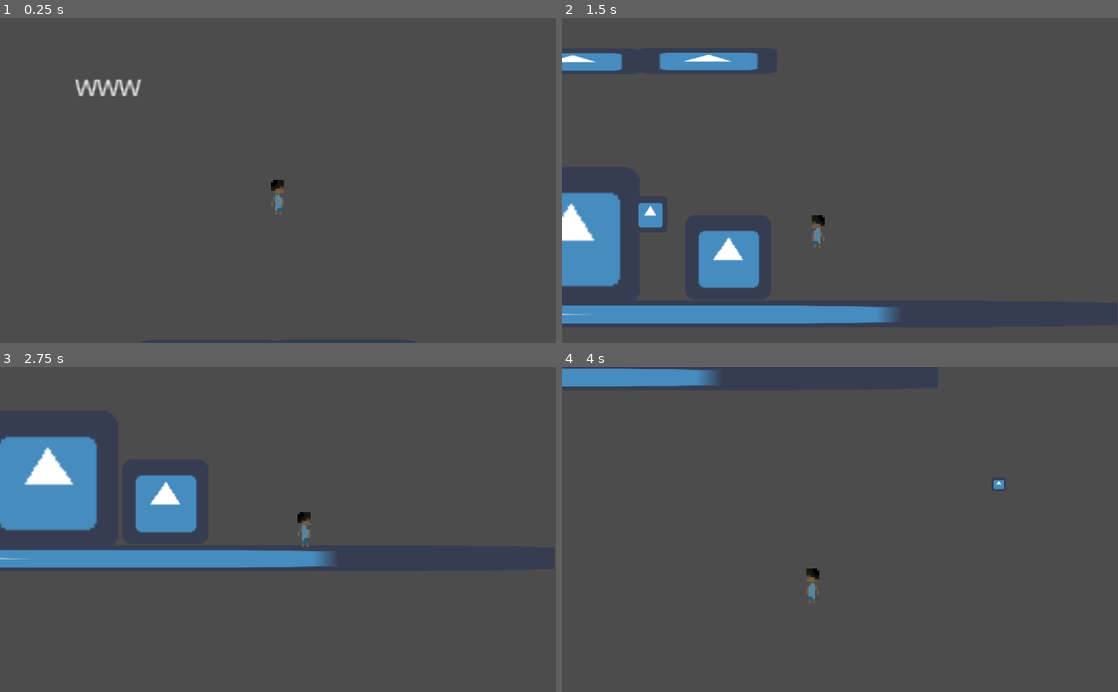
Above: before the commit, frames 1-4 (two rows, left to right).
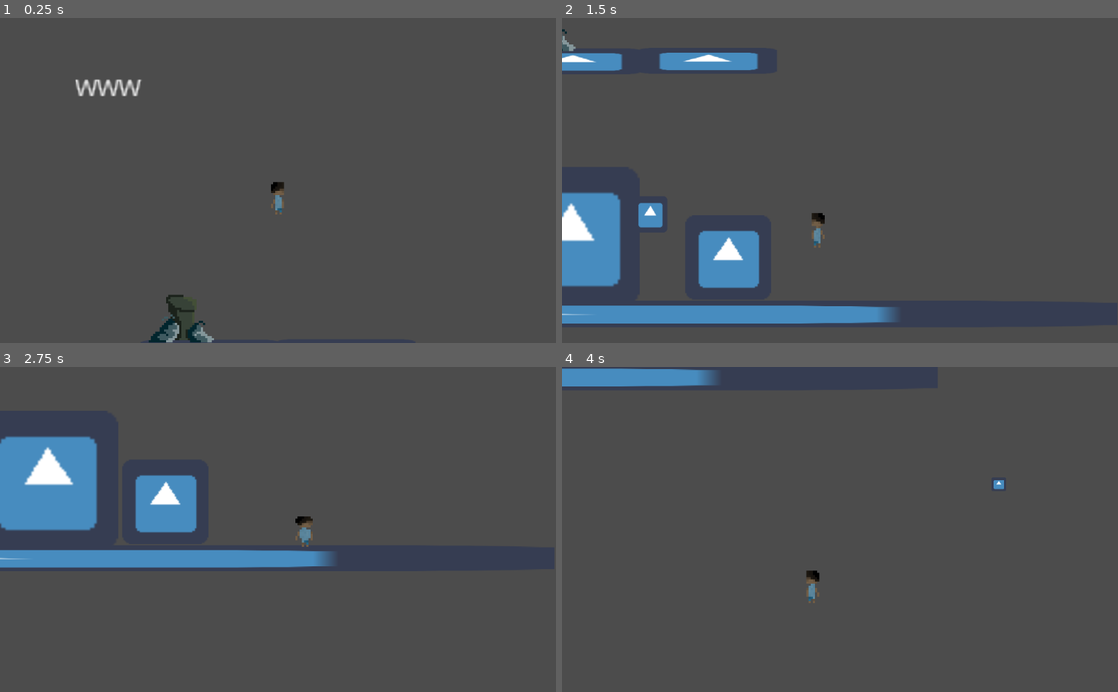
Above: after the commit, the same moments.

Repository: florian-rieder/ItsYourTurnToHide
Game: Godot game, scene res://ZacTestScene.tscn
Same seed, same stepped clock (60 frames per second), same inputs: the game is played once before the commit and once after it. This scene is started directly instead of the project's main scene. The engine's default icon, where the game draws it, is replaced by a stand-in: a white triangle on a blue panel in a dark square.
Inputs (mouse positions are in pixels of both pictures, inside the frame that each line leads up to):
- Up to frame 1 (0.25 s): no input
- Up to frame 2 (1.5 s): move the mouse to (962, 164) at 0.52 s; hold D (right) 0.53-1.28 s; tap E (interact) at 0.6, 1.35 s; tap Space (ui_select) at 0.77 s; move the mouse to (728, 196) at 1.27 s; hold A (left) from 1.28 s (still down)
- Up to frame 3 (2.75 s): tap Space (ui_select) at 1.52 s; move the mouse to (333, 458) at 2.02 s; release A (left) at 2.03 s; hold D (right) from 2.03 s (still down); tap E (interact) at 2.1 s
- Up to frame 4 (4 s): move the mouse to (812, 594) at 2.77 s; tap E (interact) at 2.85, 3.6 s; tap Space (ui_select) at 3.02, 3.77 s; move the mouse to (1006, 578) at 3.52 s; release D (right) at 3.53 s; hold A (left) from 3.53 s (still down)

The runs differ from the first frame. In frame 1, 0.5% of the frame differs, in the area x 26-52%, y 49-100%; in frame 2, 0.1%; in frame 3, 0.1%; in frame 4, less than 0.1%.

Commit message:
I forgot what I added

Diff:
--- a/Player.gd
+++ b/Player.gd
@@ -16,6 +16,7 @@
 var _canInteract = false
 var _currentInteractor = null
 var _canMove = true
+var _old_visibility = 1.0
 
 
 func _physics_process(_delta):
@@ -49,11 +50,14 @@
 		match _currentInteractor:
 			"Cover":
 				if _canMove:
+					_old_visibility = visibility
 					visibility_set(0)
+					sprite.modulate.a = 0
 					_canMove = false
 				else:
-					visibility_set(1)
+					visibility_set(_old_visibility)
 					_canMove = true
+					sprite.modulate.a = 1
 			# Teleportation (doors)
 			var TPposition:
 				position = TPposition
@@ -85,10 +89,10 @@
 	return velocity
 
 # Ajust alpha depending on the visibility, maybe not a good idea
-func visibility_set(newVisibility):
-	newVisibility = clamp(newVisibility,0.0,1.0)
+func visibility_set(newVisibility = 1):
+	newVisibility = clamp(newVisibility,0.0,2.0)
 	visibility = newVisibility
-	sprite.modulate.a = visibility
+	#sprite.modulate.a = visibility
 
 # Called by interactors
 func canInteract(message, interactor):
@@ -103,5 +107,5 @@
 	emit_signal("resetInteract")
 
 func isInSight(distance: float):
-	if distance < max_detect_distance:
+	if distance < max_detect_distance*visibility:
 		print("seen")
--- a/Player.tscn
+++ b/Player.tscn
@@ -48,7 +48,7 @@
 position = Vector2( -0.374577, 0 )
 frames = SubResource( 5 )
 animation = "idle"
-frame = 3
+frame = 1
 speed_scale = 1.5
 playing = true
 
@@ -60,6 +60,7 @@
 
 [node name="CollisionShape2D" type="CollisionShape2D" parent="."]
 shape = SubResource( 6 )
+one_way_collision_margin = 2.0
 
 [node name="PlatformDetector" type="RayCast2D" parent="."]
 enabled = true
--- /dev/null
+++ b/Pots.tscn
@@ -0,0 +1,14 @@
+[gd_scene load_steps=3 format=2]
+
+[ext_resource path="res://assets/TrashHide.png" type="Texture" id=1]
+
+[sub_resource type="RectangleShape2D" id=1]
+
+[node name="Pots" type="RigidBody2D"]
+
+[node name="Sprite" type="Sprite" parent="."]
+texture = ExtResource( 1 )
+
+[node name="CollisionShape2D" type="CollisionShape2D" parent="."]
+position = Vector2( 0, 6 )
+shape = SubResource( 1 )
--- a/VisibilityArea.gd
+++ b/VisibilityArea.gd
@@ -5,7 +5,8 @@
 # var a = 2
 # var b = "text"
 
-export(float,0.0,1.0) var visibility = 1
+export(float,0.0,2.0) var visibility = 1
+
 # Called when the node enters the scene tree for the first time.
 func _ready():
 	pass # Replace with function body.
@@ -19,3 +20,8 @@
 func _on_VisibilityArea_body_entered(body):
 	if body.name == "Player":
 		body.visibility_set(visibility)
+
+
+func _on_VisibilityArea_body_exited(body):
+	if body.name == "Player":
+		body.visibility_set()
--- a/VisibilityArea.tscn
+++ b/VisibilityArea.tscn
@@ -11,3 +11,4 @@
 [node name="CollisionShape2D" type="CollisionShape2D" parent="."]
 shape = SubResource( 1 )
 [connection signal="body_entered" from="." to="." method="_on_VisibilityArea_body_entered"]
+[connection signal="body_exited" from="." to="." method="_on_VisibilityArea_body_exited"]
--- a/ZacTestScene.tscn
+++ b/ZacTestScene.tscn
@@ -7,6 +7,7 @@
 [ext_resource path="res://Door.tscn" type="PackedScene" id=5]
 [ext_resource path="res://SimpleEnnemy.tscn" type="PackedScene" id=6]
 [ext_resource path="res://VisibilityArea.tscn" type="PackedScene" id=7]
+[ext_resource path="res://Pots.tscn" type="PackedScene" id=8]
 
 [sub_resource type="RectangleShape2D" id=1]
 extents = Vector2( 30.5522, 4.34943 )
@@ -110,11 +111,15 @@
 position = Vector2( 182.097, 328.295 )
 
 [node name="VisibilityArea" parent="." instance=ExtResource( 7 )]
-position = Vector2( 253.694, 218.502 )
+position = Vector2( 184.772, 333.872 )
 visibility = 0.5
 
 [node name="VisibilityArea2" parent="." instance=ExtResource( 7 )]
-position = Vector2( 308.382, 217.753 )
+position = Vector2( 328.609, 334.621 )
+visibility = 2.0
+
+[node name="Pots" parent="." instance=ExtResource( 8 )]
+position = Vector2( 245.626, 233.164 )
 
 [editable path="Door"]
 
Not shown: 2 places in SimpleEnnemy.tscn that only renumber resources
Not shown: 1 places in ZacTestScene.tscn that only renumber resources
